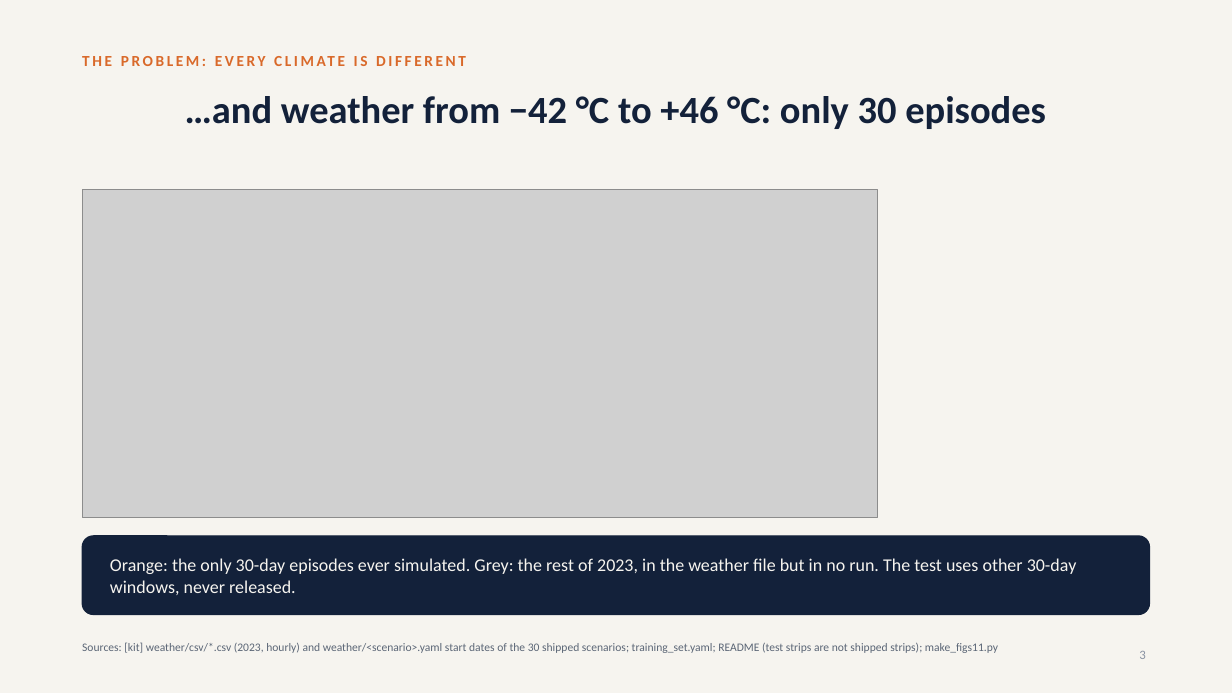
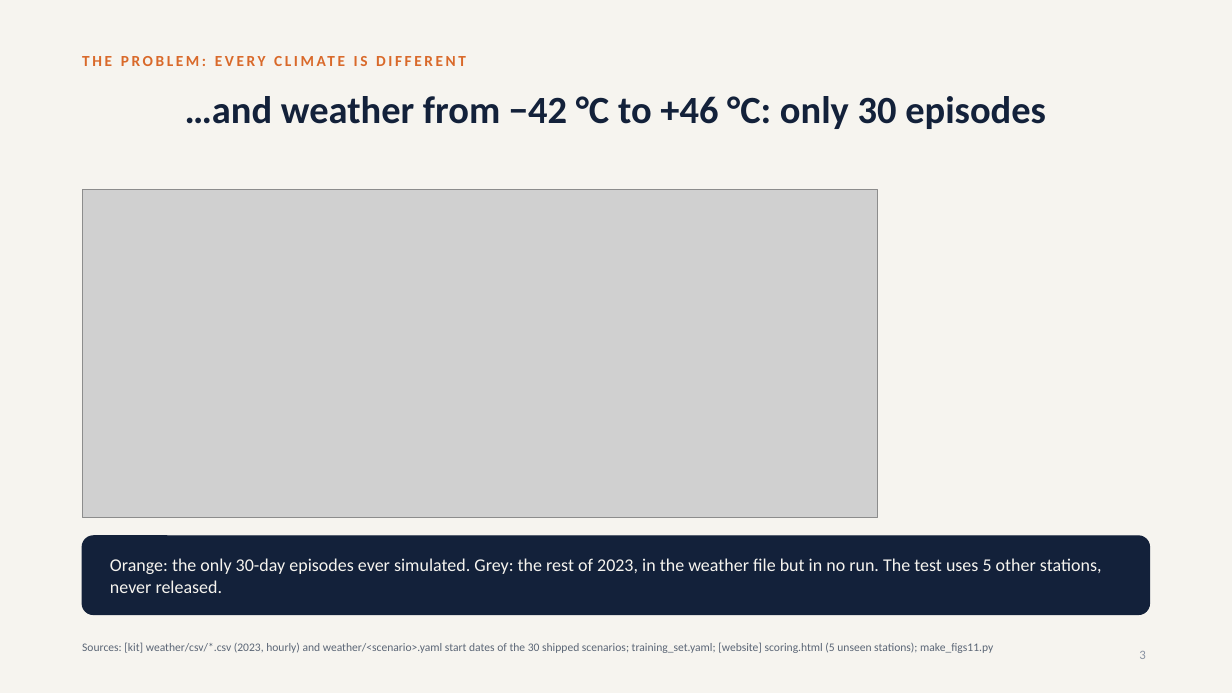
Before and after one commit to srivathsanb14/working-code, a slide deck: slide 3 of docs/One_Controller_for_Every_Building_meeting.pptx. Drawn at 1232x693 pixels with LibreOffice and Linux fonts; fonts in the diff are those of the drawing; grey boxes stand for pictures. Boxes give left, top, right and bottom in pixels: in the first picture for what was removed or moved away, otherwise in the second. Text is boxed around its words. In the diff, an @@ line names an element or a change of style, - is before the commit and + after.

```diff
--- a/docs/One_Controller_for_Every_Building_meeting.pptx
+++ b/docs/One_Controller_for_Every_Building_meeting.pptx
@@ text at (x1=110, y1=558, x2=1102, y2=593): text changed @@
-Orange: the only 30-day episodes ever simulated. Grey: the rest of 2023, in the weather file but in no run. The test uses other 30-day windows, never released.
+Orange: the only 30-day episodes ever simulated. Grey: the rest of 2023, in the weather file but in no run. The test uses 5 other stations, never released.
@@ text at (x1=82, y1=642, x2=993, y2=653): text changed @@
-Sources: [kit] weather/csv/*.csv (2023, hourly) and weather/<scenario>.yaml start dates of the 30 shipped scenarios; training_set.yaml; README (test strips are not shipped strips); make_figs11.py
+Sources: [kit] weather/csv/*.csv (2023, hourly) and weather/<scenario>.yaml start dates of the 30 shipped scenarios; training_set.yaml; [website] scoring.html (5 unseen stations); make_figs11.py
```
Also in this commit, not shown: 6 other slides changed, 2 slides added, 4 other files.
